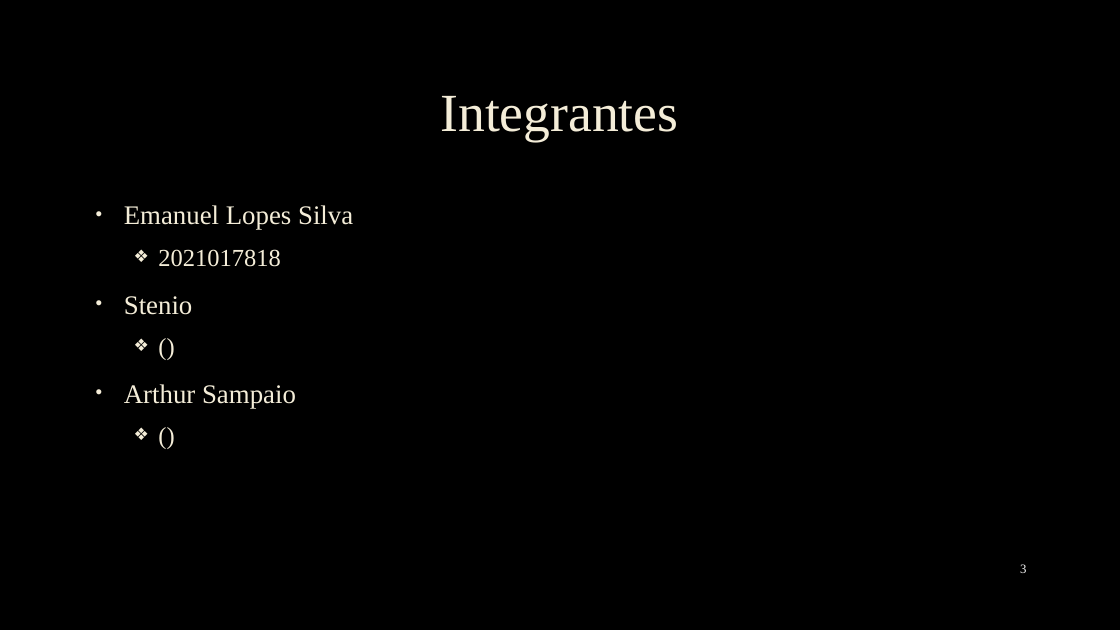
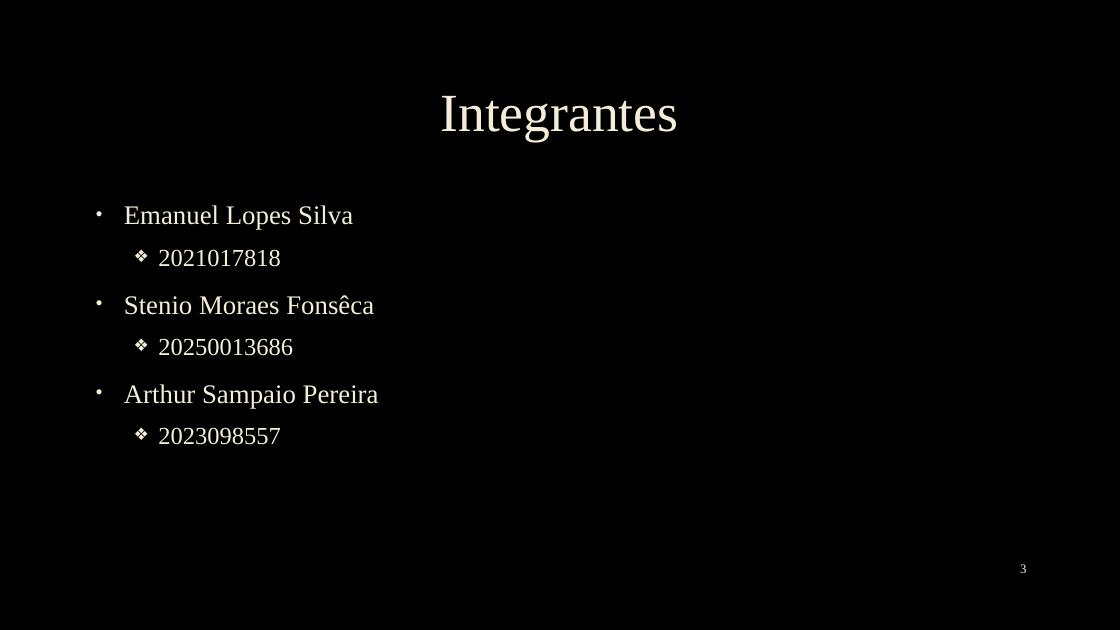
Before and after one commit to EmanuelSilva69/Neural_Turing_Machine_Criadorara, a slide deck: slide 3 of Slide/apresentação NTM.pptx. Drawn at 1120x630 pixels with LibreOffice and Linux fonts; fonts in the diff are those of the drawing; background and template pictures are left out. Boxes give left, top, right and bottom in pixels: in the first picture for what was removed or moved away, otherwise in the second. Text is boxed around its words. In the diff, an @@ line names an element or a change of style, - is before the commit and + after.

```diff
--- a/Slide/apresentação NTM.pptx
+++ b/Slide/apresentação NTM.pptx
@@ text at (124,295,379,445): text changed @@
-• Stenio
-  ❖ ()
-• Arthur Sampaio
-  ❖ ()
+• Stenio Moraes Fonsêca
+  ❖ 20250013686
+• Arthur Sampaio Pereira
+  ❖ 2023098557
```
Also in this commit, not shown: 16 other slides changed, 5 slides added.
